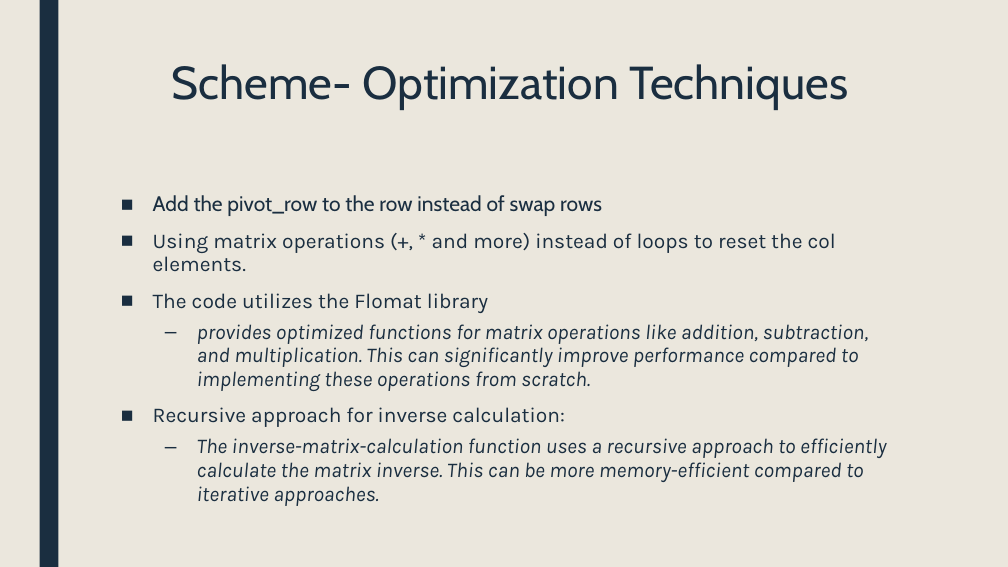
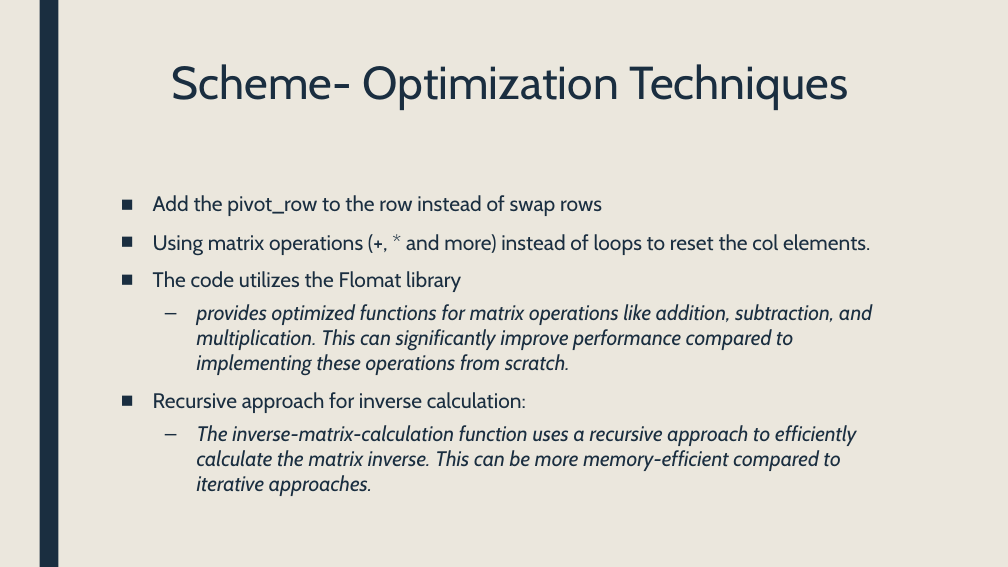
Before and after one commit to VitalMarciano/Matrix-methods, a slide deck: slide 10 of Matrix_Properties_Algorithms[1].pptx (slide 9 before the commit). Drawn at 1008x567 pixels with LibreOffice and Linux fonts; fonts in the diff are those of the drawing. Boxes give left, top, right and bottom in pixels: in the first picture for what was removed or moved away, otherwise in the second. Text is boxed around its words. In the diff, an @@ line names an element or a change of style, - is before the commit and + after.

```diff
--- a/Matrix_Properties_Algorithms[1].pptx
+++ b/Matrix_Properties_Algorithms[1].pptx
@@ text at <box>153,234,872,496</box>: font Karla to Cabin; line spacing 0.94 to 1 @@
```
Also in this commit, not shown: 6 other slides changed, 1 slide added, 1 other file.
